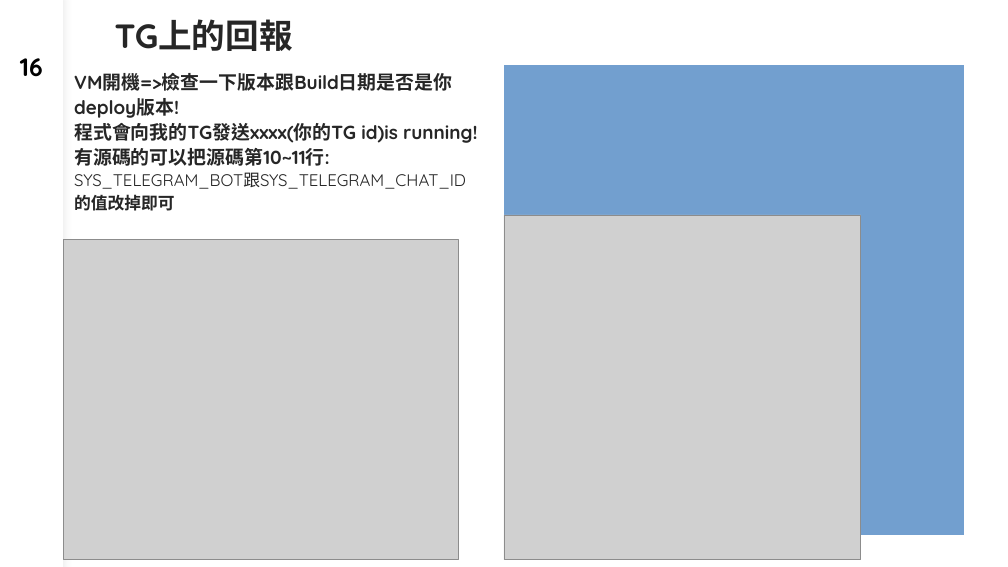
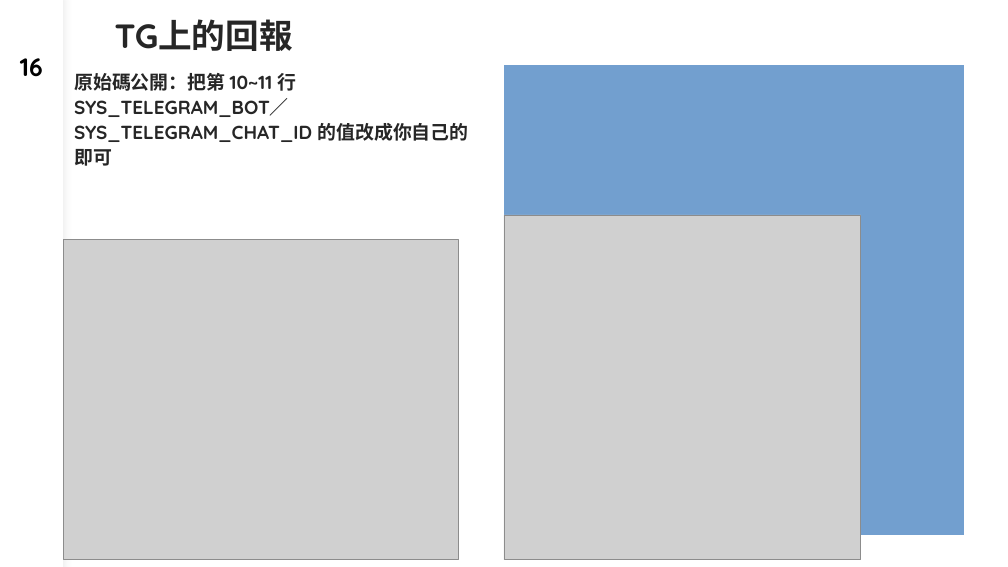
Before and after one commit to dinchentech/tw-selfselect, a slide deck: slide 16 of plans/ppt/TW-SELFSELECT台股買賣自動化系統-W6-講稿版.pptx. Drawn at 1008x567 pixels with LibreOffice and Linux fonts; fonts in the diff are those of the drawing; grey boxes stand for pictures. Boxes give left, top, right and bottom in pixels: in the first picture for what was removed or moved away, otherwise in the second. Text is boxed around its words. In the diff, an @@ line names an element or a change of style, - is before the commit and + after.

Commit message:
PPT：修正與「原始碼全部公開」不符的敘述
- W1 s6：拿掉「主程式為加密檔／購買教程才給源碼」與「有給主程式源碼」的賣方口吻；
  改為「原始碼全部公開在 GitHub（MIT），可直接 git clone，沒有加密檔；WSL 壓縮檔只是省安裝時間」，
  並保留「建議使用 repo 長期測試版、只改參數或加自己的策略」
- W2 s2：「買家」→「學員」；s17 講稿的舊 deploy 腳本說明改成「原始碼公開、直接 deploy_source.sh」
- W6 s2 表格第 5 列（Deploy）改為 ./deploy_source.sh 流程，並縮短文字/字級避免超出頁面
- W6 s13 講稿、W6 s16 內文與講稿：「有源碼的」→「原始碼公開」；移除 deploy_crypted／deploy_user 舊敘述
- 全檔掃描：加密主程式／deploy_crypted／deploy_user／買家／試用版／付費版／有源碼 0 命中

```diff
--- a/plans/ppt/TW-SELFSELECT台股買賣自動化系統-W6-講稿版.pptx
+++ b/plans/ppt/TW-SELFSELECT台股買賣自動化系統-W6-講稿版.pptx
@@ text at [74,73,468,166]: text changed @@
-VM開機=>檢查一下版本跟Build日期是否是你deploy版本!
-程式會向我的TG發送xxxx(你的TG id)is running!
-有源碼的可以把源碼第10~11行: SYS_TELEGRAM_BOT跟SYS_TELEGRAM_CHAT_ID的值改掉即可
+原始碼公開：把第 10~11 行 SYS_TELEGRAM_BOT／SYS_TELEGRAM_CHAT_ID 的值改成你自己的即可
```
Also in this commit, not shown: 1 other slide changed, 2 other files.
